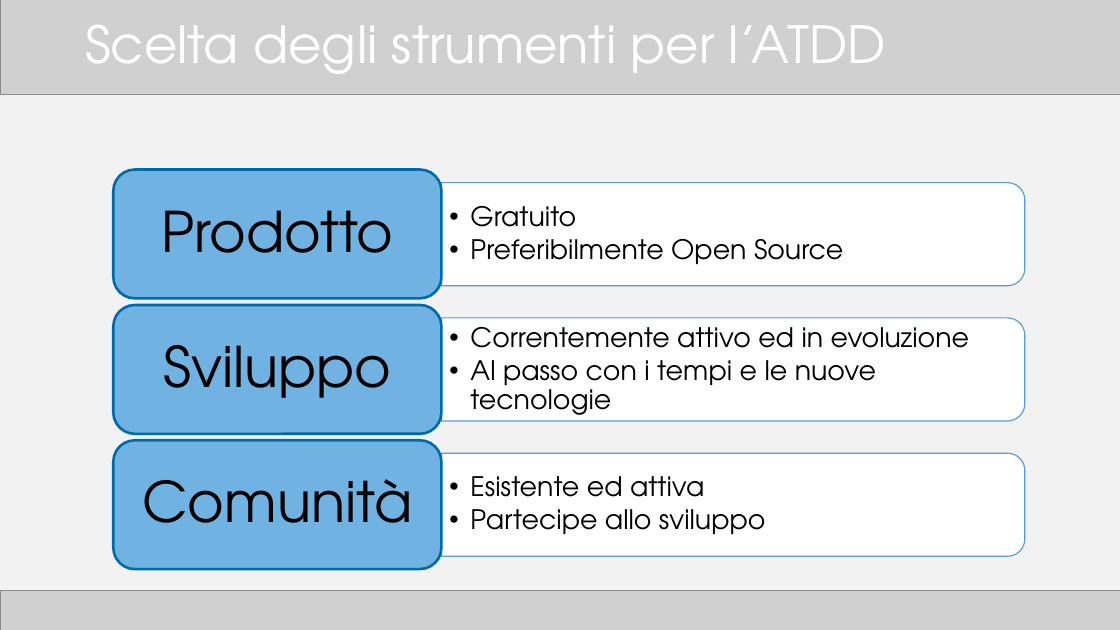
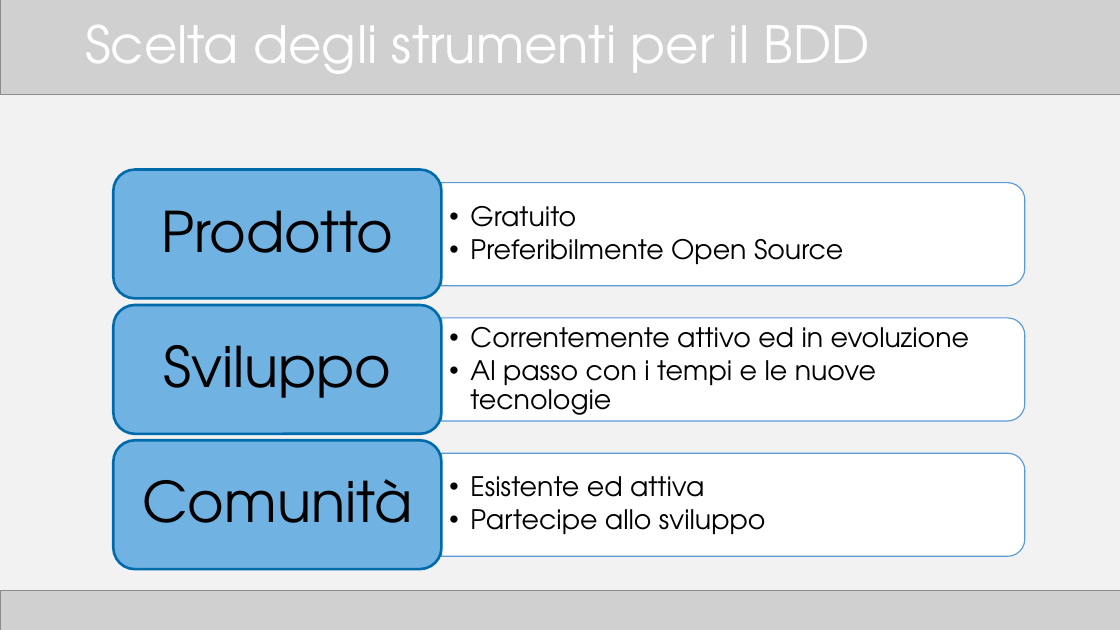
Before and after one commit to TTia/xblog-thesis, a slide deck: slide 11 of Presentazione.pptx. Drawn at 1120x630 pixels with LibreOffice and Linux fonts; fonts in the diff are those of the drawing; grey boxes stand for pictures. Boxes give left, top, right and bottom in pixels: in the first picture for what was removed or moved away, otherwise in the second. Text is boxed around its words. In the diff, an @@ line names an element or a change of style, - is before the commit and + after.

```diff
--- a/Presentazione.pptx
+++ b/Presentazione.pptx
@@ title at <box>85,25,870,74</box>: text changed @@
-Scelta degli strumenti per l’ATDD
+Scelta degli strumenti per il BDD
```
Also in this commit, not shown: 6 other slides changed, 1 other file.
